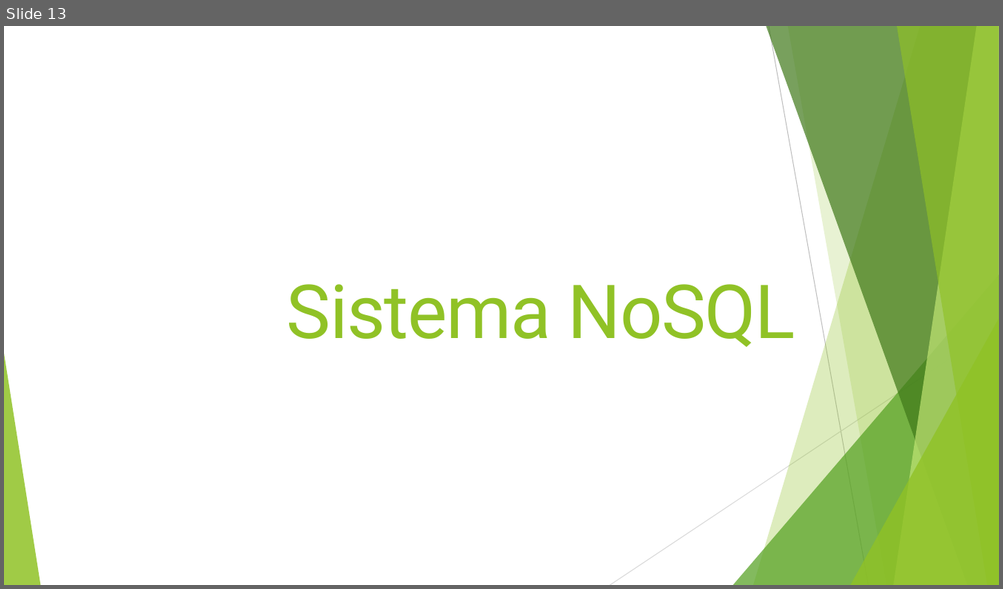
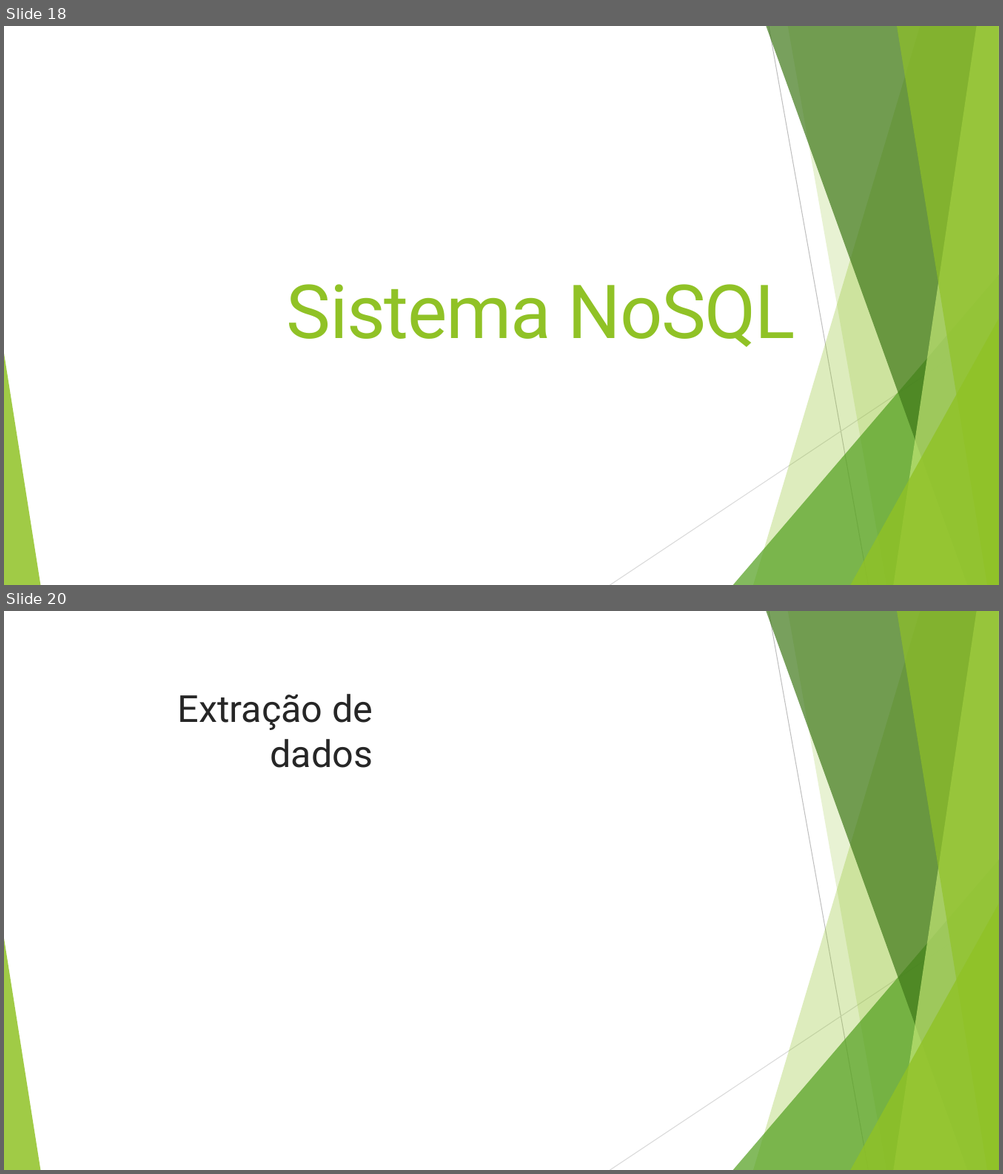
Before and after one commit to JRI98/ProjetoBD, a slide deck: Apresentação.pptx. Shown one above the other, each under a label of ours: slide 13 before the commit, slides 18 and 20 after it; the slides between them are not shown. The pictures are 1003x589 and 1003x1174 pixels, drawn with LibreOffice and Linux fonts; fonts in the diff are those of the drawing. Boxes give left, top, right and bottom in pixels: in the first picture for what was removed or moved away, otherwise in the second. Text is boxed around its words. In the diff, an @@ line names an element or a change of style, - is before the commit and + after.

```diff
--- a/Apresentação.pptx
+++ b/Apresentação.pptx
@@ slide 20 added at <box>4,611,999,1170</box>, background #FFFFFF; not listed: 10 template elements that a slide beside it also shows @@
@@ title added at <box>178,694,373,768</box>, 36 pt, text #262626 @@
+Extração de dados
@@ what was slide 13 is now slide 18 @@
```
Also in this commit, not shown: 3 slides changed, 10 other slides added, 3 slides removed.
